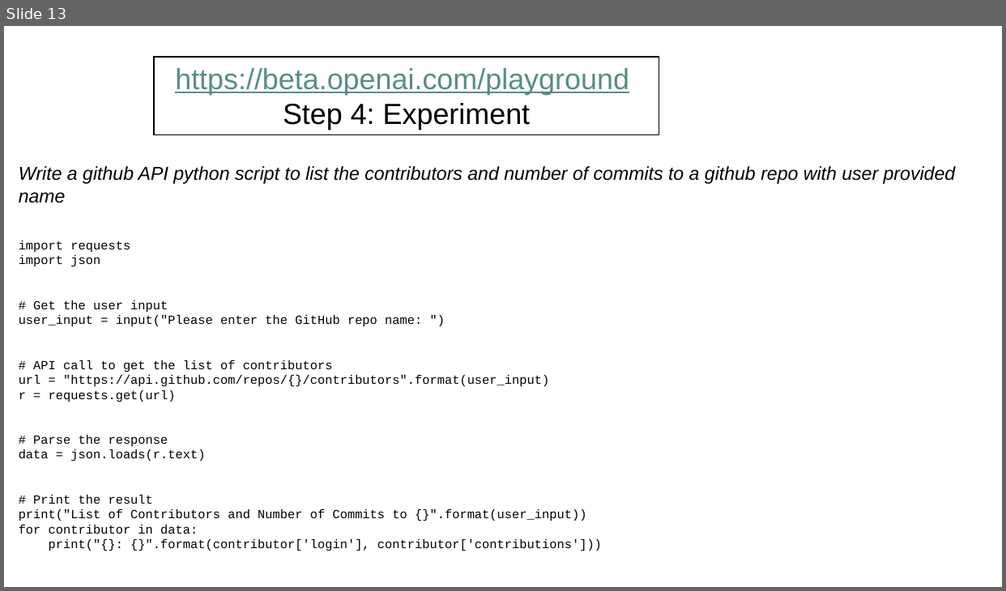
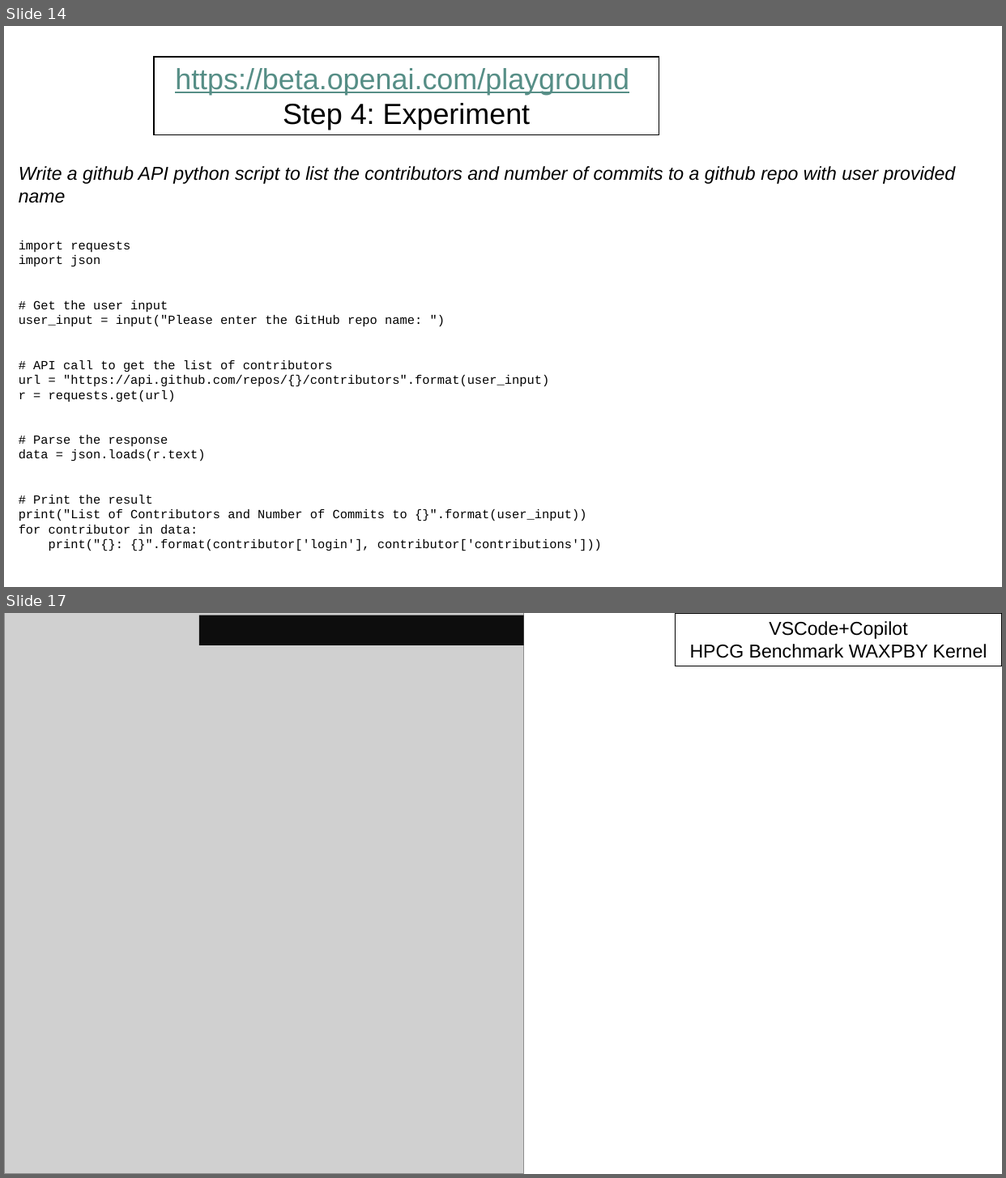
Before and after one commit to maherou/Teaching, a slide deck: files/CS373/GenerativeAITools/GenerativeAITools.pptx. Shown one above the other, each under a label of ours: slide 13 before the commit, slides 14 and 17 after it; the slides between them are not shown. The pictures are 1006x591 and 1006x1178 pixels, drawn with LibreOffice and Linux fonts; fonts in the diff are those of the drawing; grey boxes stand for pictures. Boxes give left, top, right and bottom in pixels: in the first picture for what was removed or moved away, otherwise in the second. Text is boxed around its words. In the diff, an @@ line names an element or a change of style, - is before the commit and + after.

```diff
--- a/files/CS373/GenerativeAITools/GenerativeAITools.pptx
+++ b/files/CS373/GenerativeAITools/GenerativeAITools.pptx
@@ slide 17 added at (4, 613, 1002, 1174), background #FFFFFF @@
@@ picture added at (4, 613, 524, 1174) @@
@@ rectangle added at (199, 615, 524, 645), fill #0D0D0D @@
@@ rectangle added at (675, 613, 1002, 666), fill #FFFFFF, outline #000000 1 pt, 18 pt, text #000000 @@
+VSCode+Copilot
+HPCG Benchmark WAXPBY Kernel
@@ what was slide 13 is now slide 14 @@
```
Also in this commit, not shown: 4 slides changed, 8 other slides added, 6 other files.
